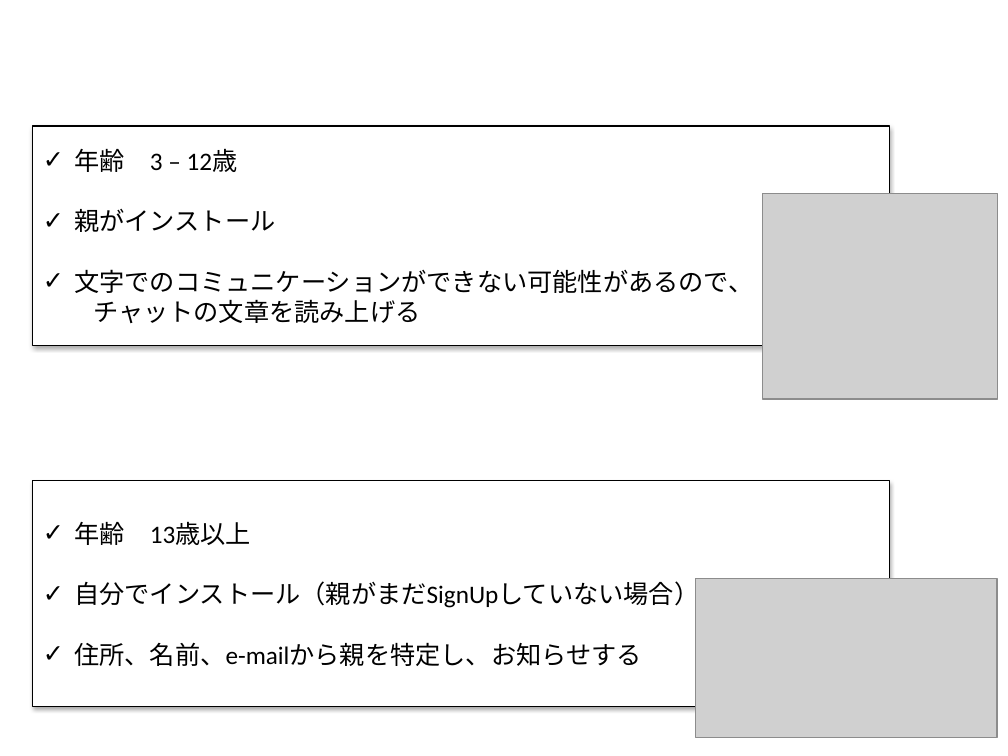
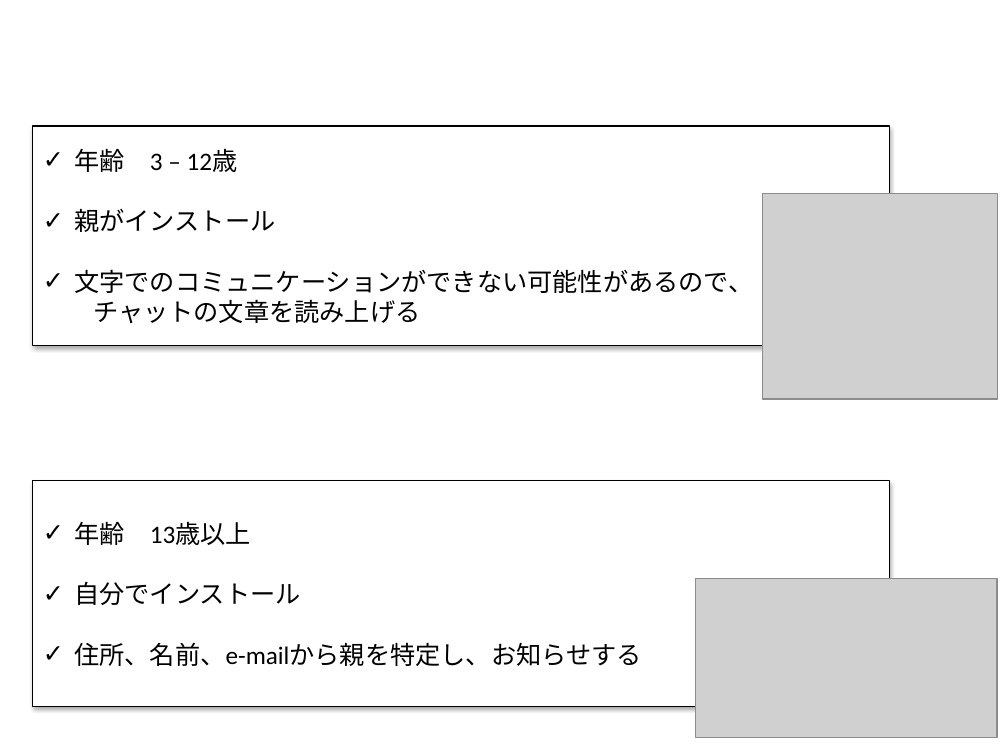
Before and after one commit to nvquocbao/LOC, a slide deck: slide 8 of 02_Requirement/Hackathon20161211.pptx. Drawn at 1008x756 pixels with LibreOffice and Linux fonts; fonts in the diff are those of the drawing; grey boxes stand for pictures. Boxes give left, top, right and bottom in pixels: in the first picture for what was removed or moved away, otherwise in the second. Text is boxed around its words. In the diff, an @@ line names an element or a change of style, - is before the commit and + after.

```diff
--- a/02_Requirement/Hackathon20161211.pptx
+++ b/02_Requirement/Hackathon20161211.pptx
@@ text in rectangle at <box>74,582,300,605</box>: text changed @@
-✓ 自分でインストール（親がまだSignUpしていない場合）
+✓ 自分でインストール
```
Also in this commit, not shown: 2 other slides changed.
